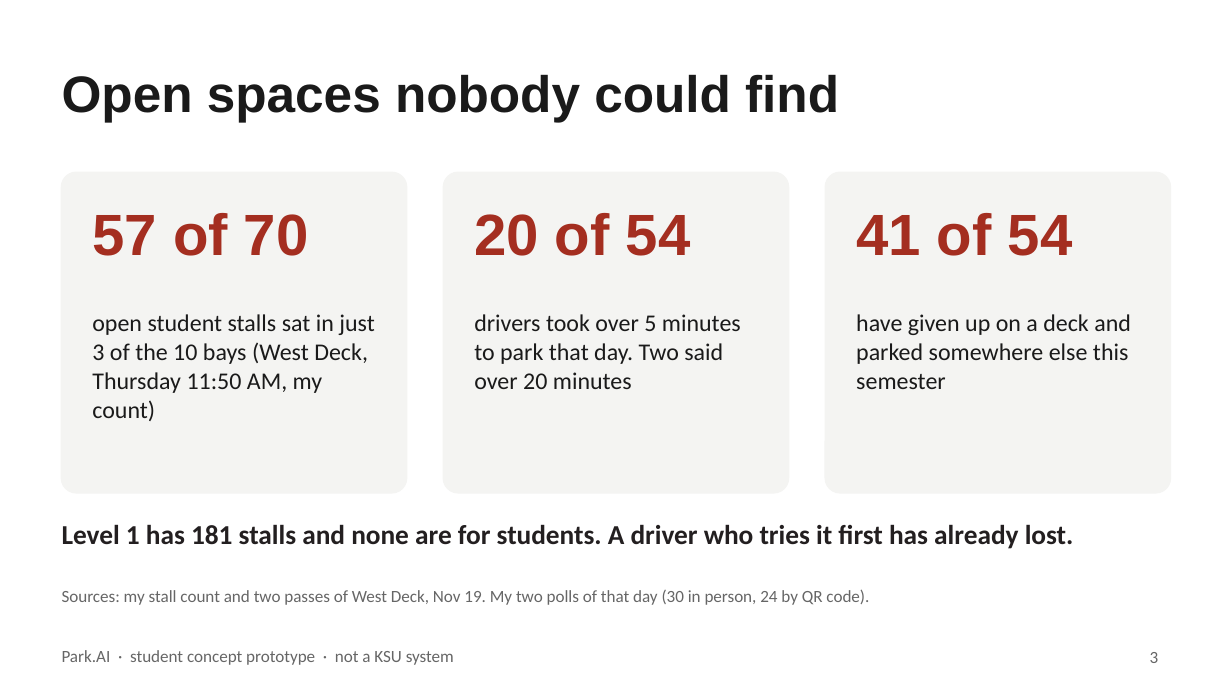
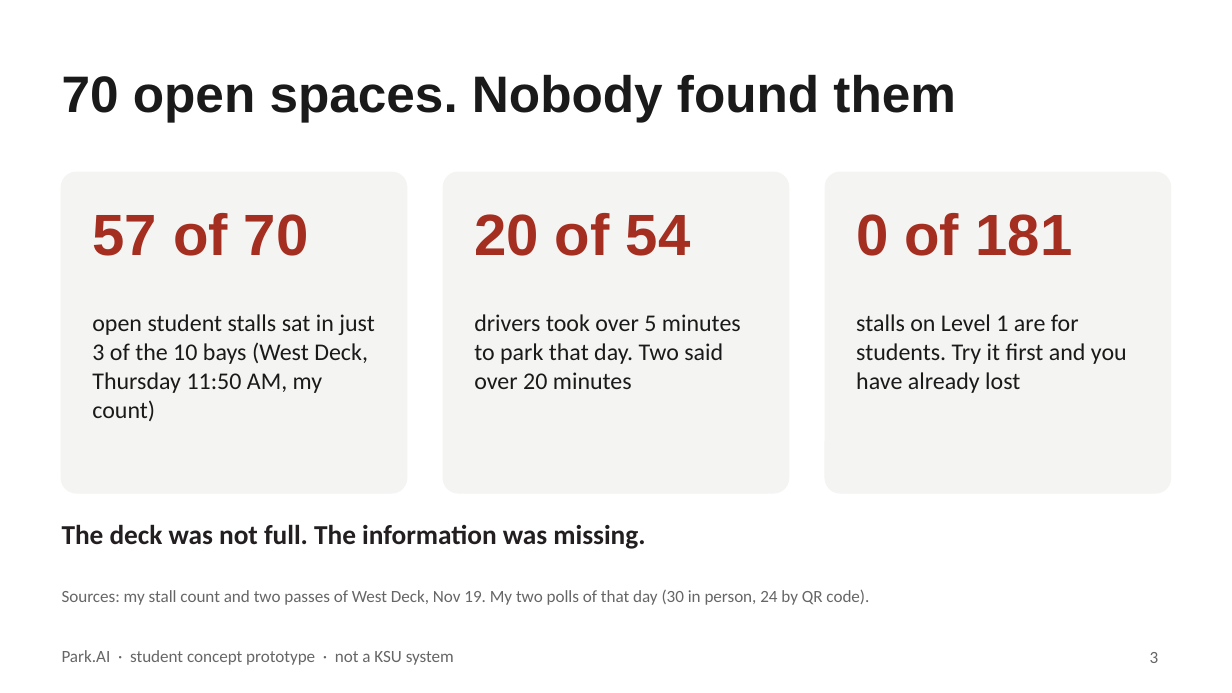
Before and after one commit to boots59/park.ai, a slide deck: slide 3 of submission/Park-AI-pitch.pptx. Drawn at 1232x693 pixels with LibreOffice and Linux fonts; fonts in the diff are those of the drawing. Boxes give left, top, right and bottom in pixels: in the first picture for what was removed or moved away, otherwise in the second. Text is boxed around its words. In the diff, an @@ line names an element or a change of style, - is before the commit and + after.

```diff
--- a/submission/Park-AI-pitch.pptx
+++ b/submission/Park-AI-pitch.pptx
@@ title at box(62, 74, 956, 122): text changed @@
-Open spaces nobody could find
+70 open spaces. Nobody found them
@@ text at box(856, 213, 1072, 256): text changed @@
-41 of 54
+0 of 181
@@ text at box(856, 314, 1127, 393): text changed @@
-have given up on a deck and parked somewhere else this semester
+stalls on Level 1 are for students. Try it first and you have already lost
@@ text at box(62, 524, 645, 549): text changed @@
-Level 1 has 181 stalls and none are for students. A driver who tries it first has already lost.
+The deck was not full. The information was missing.
```
Also in this commit, not shown: 3 other slides changed, 2 slides added, 1 slide removed, 4 other files.
